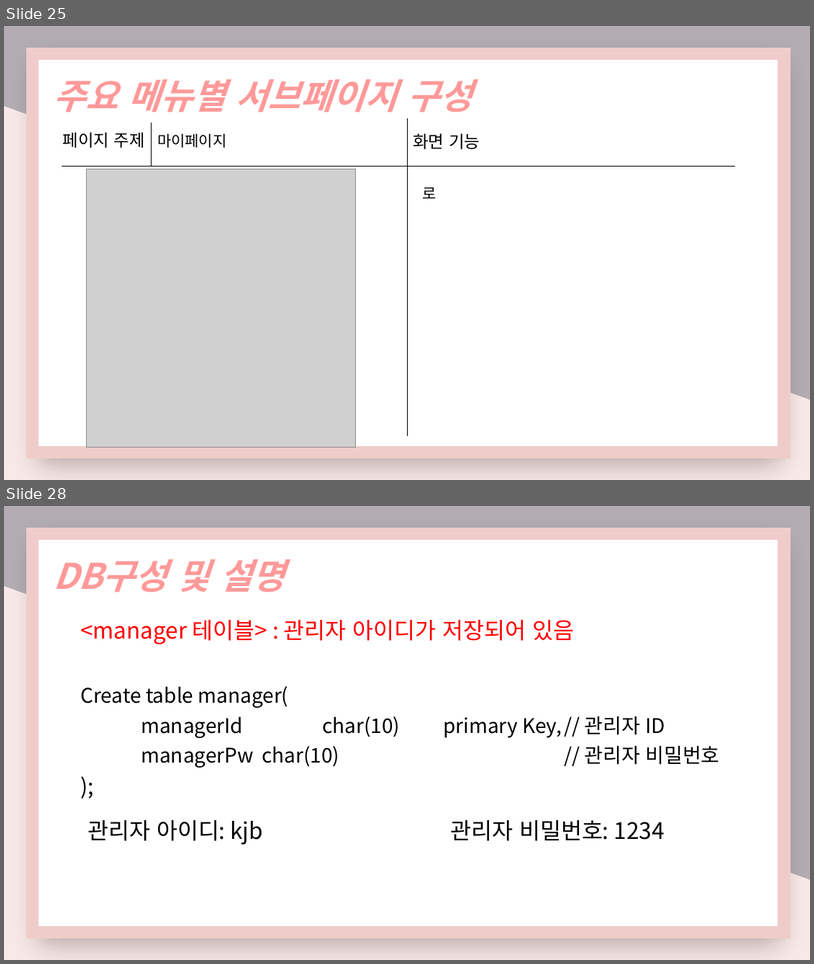
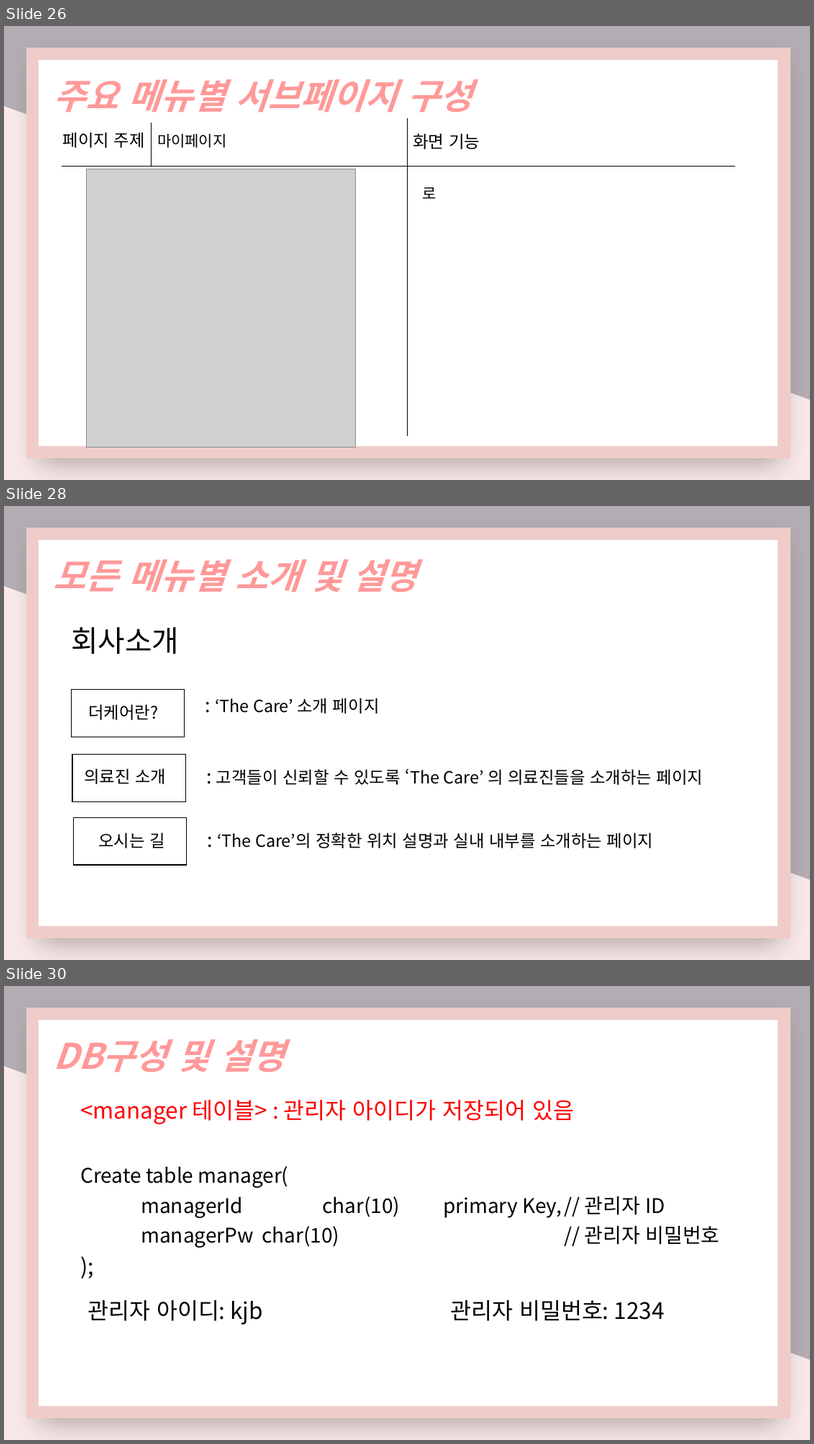
Before and after one commit to nimi2838/thecare, a slide deck: 졸작 기획서.pptx. Shown one above the other, each under a label of ours: slides 25 and 28 before the commit, slides 26, 28 and 30 after it; the slides between them are not shown. The pictures are 814x964 and 814x1444 pixels, drawn with LibreOffice and Linux fonts; fonts in the diff are those of the drawing; grey boxes stand for pictures. Boxes give left, top, right and bottom in pixels: in the first picture for what was removed or moved away, otherwise in the second. Text is boxed around its words. In the diff, an @@ line names an element or a change of style, - is before the commit and + after.

```diff
--- a/졸작 기획서.pptx
+++ b/졸작 기획서.pptx
@@ slide 28 added at (x1=4, y1=506, x2=810, y2=960), background gradient #B3ACB3 to #F8E9E8 @@
@@ rectangle added at (x1=32, y1=534, x2=785, y2=932), fill #FFFFFF, outline #D9D9D9 14.75 pt @@
@@ text added at (x1=53, y1=559, x2=417, y2=592), 42 pt, text #FF9999, bold, italic @@
+모든 메뉴별 소개 및 설명
@@ text added at (x1=71, y1=627, x2=179, y2=654), 35 pt, text #000000 @@
+회사소개
@@ rectangle added at (x1=71, y1=690, x2=184, y2=736), outline #000000 1 pt @@
@@ text added at (x1=215, y1=698, x2=379, y2=713), 20 pt, text #000000 @@
+: ‘The Care’ 소개 페이지
@@ text added at (x1=88, y1=704, x2=158, y2=720), 20 pt, text #000000 @@
+더케어란?
@@ rectangle added at (x1=72, y1=754, x2=185, y2=801), outline #000000 1 pt @@
@@ text added at (x1=84, y1=768, x2=166, y2=784), 20 pt, text #000000 @@
+의료진 소개
@@ text added at (x1=216, y1=769, x2=703, y2=785), 20 pt, text #000000 @@
+: 고객들이 신뢰할 수 있도록 ‘The Care’ 의 의료진들을 소개하는 페이지
@@ rectangle added at (x1=74, y1=818, x2=187, y2=865), outline #000000 1 pt @@
@@ text added at (x1=98, y1=832, x2=165, y2=848), 20 pt, text #000000 @@
+오시는 길
@@ text added at (x1=217, y1=832, x2=653, y2=848), 20 pt, text #000000 @@
+: ‘The Care’의 정확한 위치 설명과 실내 내부를 소개하는 페이지
@@ what was slide 25 is now slide 26 @@
@@ what was slide 28 is now slide 30 @@
```
Also in this commit, not shown: 2 slides changed, 1 other slide added.
